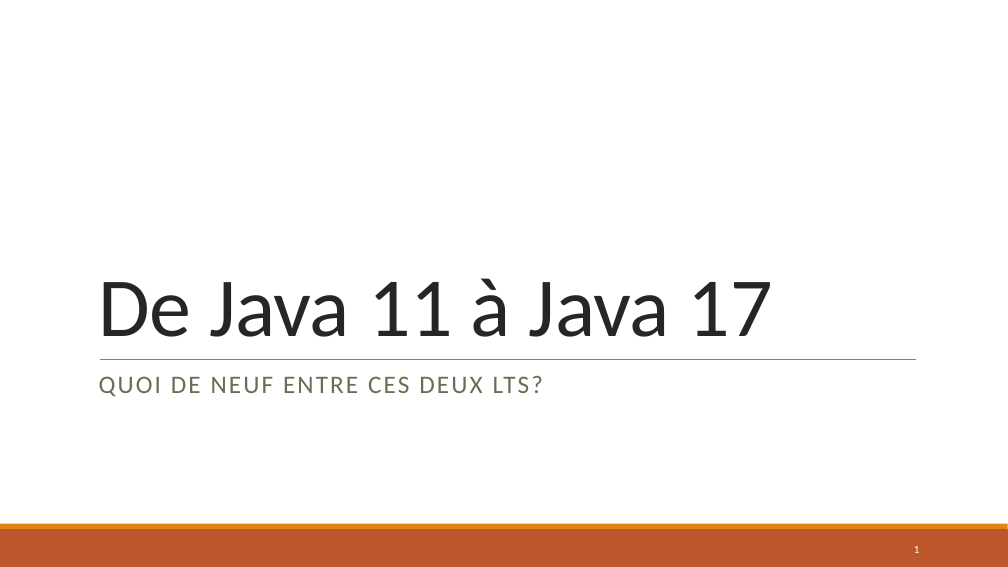
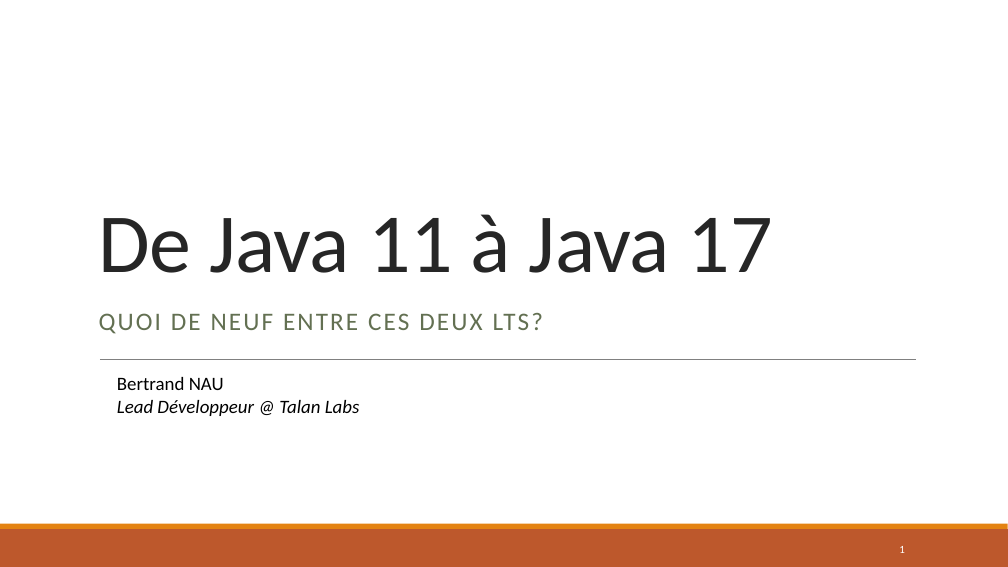
Before and after one commit to bnau/java-11-17, a slide deck: slide 1 of java-11-17.pptx. Drawn at 1008x567 pixels with LibreOffice and Linux fonts; fonts in the diff are those of the drawing; background and template pictures are left out. Boxes give left, top, right and bottom in pixels: in the first picture for what was removed or moved away, otherwise in the second. Text is boxed around its words. In the diff, an @@ line names an element or a change of style, - is before the commit and + after.

```diff
--- a/java-11-17.pptx
+++ b/java-11-17.pptx
@@ title "De Java 11 à Java ..." moved from (x1=98, y1=278, x2=773, y2=337) to (x1=98, y1=214, x2=773, y2=273) @@
@@ subtitle "QUOI DE NEUF ENTRE CES ..." moved from (x1=99, y1=376, x2=543, y2=397) to (x1=99, y1=313, x2=543, y2=334) @@
@@ text added at (x1=117, y1=377, x2=360, y2=416), 18 pt, text #000000, italic @@
+Bertrand NAU
+Lead Développeur @ Talan Labs
@@ page number moved from (x1=914, y1=546, x2=920, y2=553) to (x1=899, y1=546, x2=905, y2=553) @@
```
Also in this commit, not shown: 2 other slides changed, 10 slides added, 2 other files.
